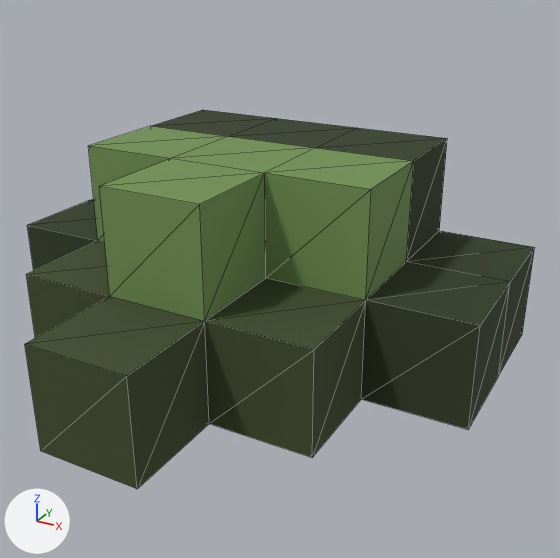
An edit to the glTF model assets/environment/dressing_pack/moss_rock_shelf/output/model.glb, drawn before and after from the same camera.
Camera for both pictures: a 50 mm camera at (0.378, -0.519, 0.387) aimed at (0.061, 0.058, 0.098). The axes (+X, +Y, +Z) are drawn at lower left. The lights are the same throughout. The picture after the commit comes second. Mesh edges are drawn as thin lines. Vertices at exactly the same position are counted once.

Names of what the first picture shows: 'moss_rock_shelf'.
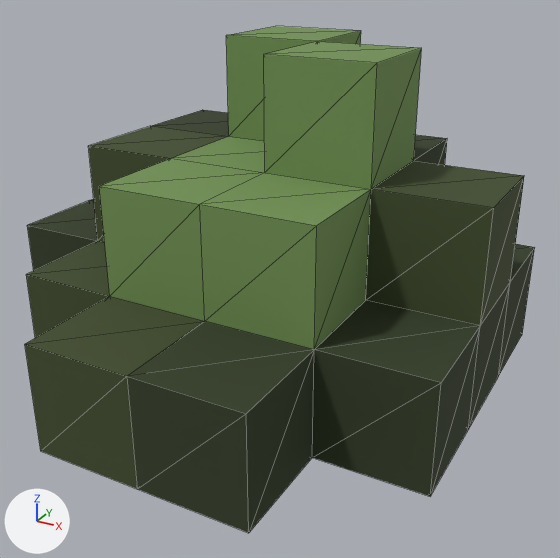
The newer file is also turned or shifted as a whole; pictures and numbers use the older file's frame.

The change, as a diff of the scene's bpy script:
```diff
--- a/assets/environment/dressing_pack/moss_rock_shelf/output/model.glb.py
+++ b/assets/environment/dressing_pack/moss_rock_shelf/output/model.glb.py
@@ me_moss_rock_shelf_mesh @@
 # used by ob_moss_rock_shelf; location = (0.0, 0.0, 0.0)
-me_moss_rock_shelf_mesh.from_pydata(...)  # 60 vertices, 116 faces; spans x -0.25..0.25, y -0.15..0.25, z 0.0..0.2
+me_moss_rock_shelf_mesh.from_pydata(...)  # 73 vertices, 144 faces; spans x -0.25..0.25, y -0.15..0.25, z 0.0..0.3
+# me_moss_rock_shelf_mesh part 1
+# 1 vertex is removed from x 0.05, y 0.05, z 0.1
+# 22 faces are deleted
+# 4 vertices are added at (0.25, -0.05, 0.0), (0.25, -0.05, 0.1), (0.15, -0.15, 0.0), (0.15, -0.15, 0.1)
+# 10 new vertices lie (0.0, 0.0, 0.1) away from vertices in x -0.05..0.25, y -0.05..0.25, z 0.1..0.2
+# 50 new faces join them
+# me_moss_rock_shelf_mesh part 2: 6 kept faces spanning x -0.15..-0.05, y 0.05..0.15, z 0.1..0.2 get new texture (UV) coordinates
 me_moss_rock_shelf_mesh.materials.append(mat_mat_dressing_atlas)
```

Where the change shows, as pixel boxes [x1, y1, x2, y2] in the pictures (560 x 558 px):
'moss_rock_shelf', reshaped (34% taller)
    before: [25, 110, 534, 489]
    after: [25, 26, 534, 533]
part 1 of me_moss_rock_shelf_mesh, built on
    before: [127, 118, 510, 489]
    after: [127, 26, 524, 533]
part 2 of me_moss_rock_shelf_mesh, surface changed (darker)
    both: [88, 126, 229, 242]
